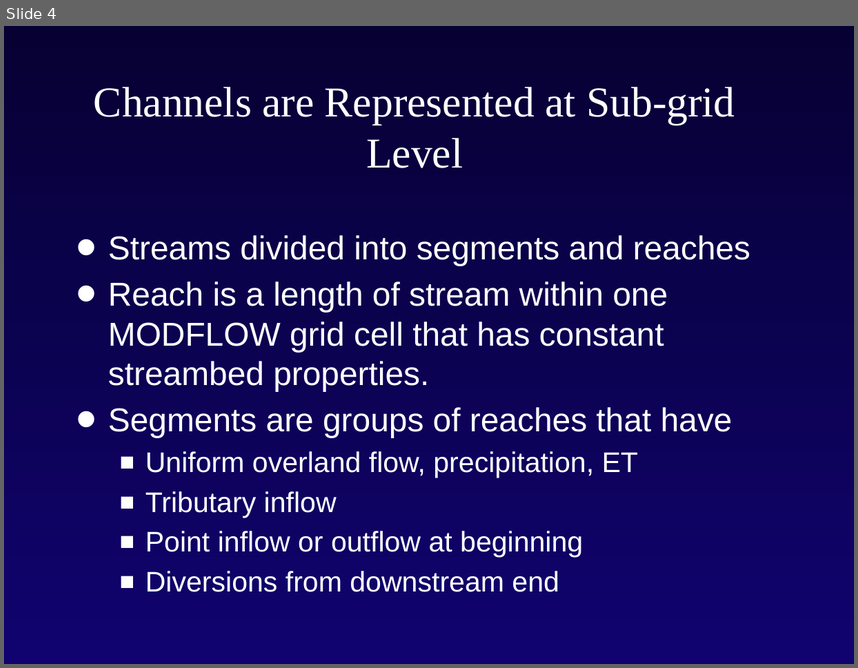
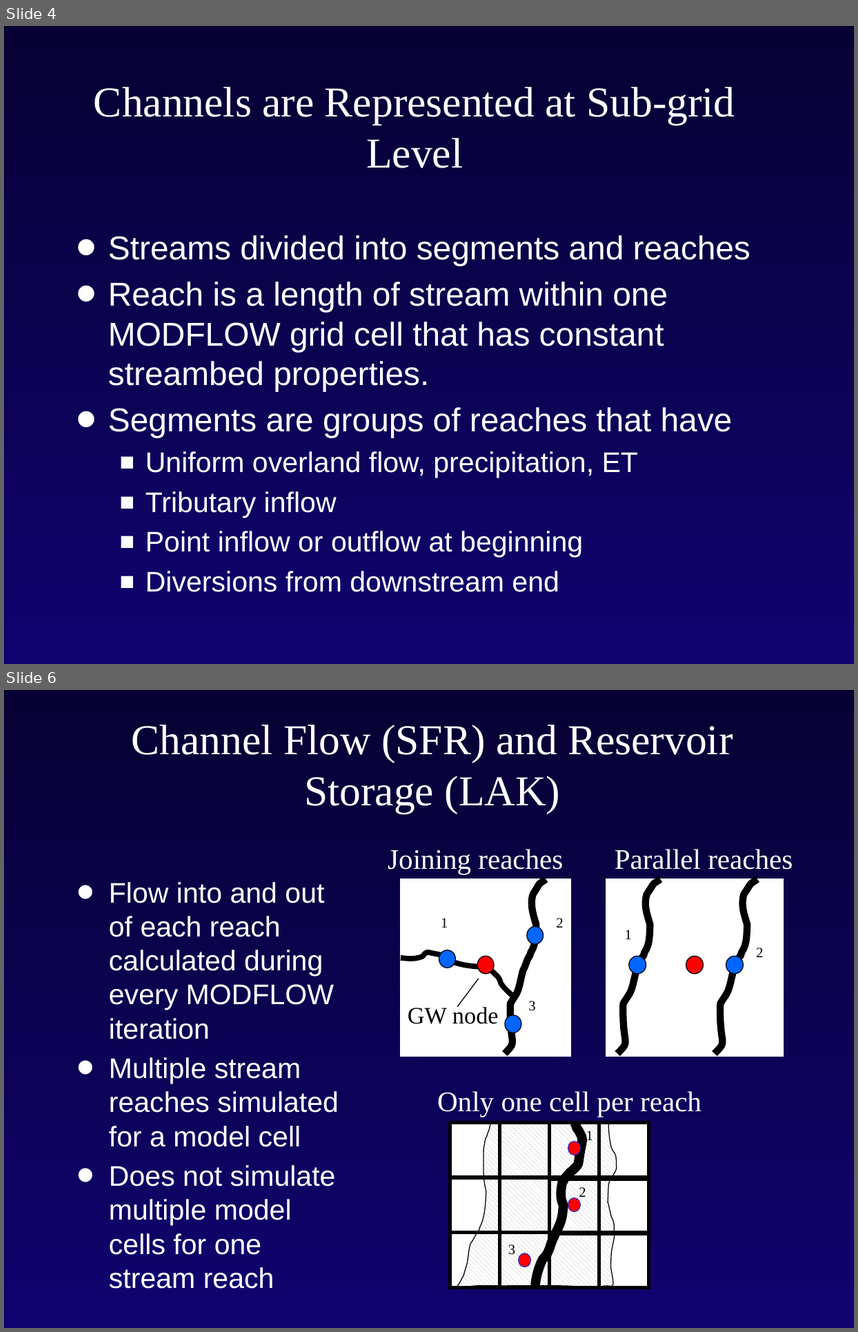
Before and after one commit to rniswon/gsflowID2447_classrepo, a slide deck: presentations/Niswonger/Intro_modflow_D.pptx. Shown one above the other, each under a label of ours: slide 4 before the commit, slides 4 and 6 after it; the slides between them are not shown. The pictures are 858x668 and 858x1332 pixels, drawn with LibreOffice and Linux fonts; fonts in the diff are those of the drawing; background and template pictures are left out. Boxes give left, top, right and bottom in pixels: in the first picture for what was removed or moved away, otherwise in the second. Text is boxed around its words. In the diff, an @@ line names an element or a change of style, - is before the commit and + after.

```diff
--- a/presentations/Niswonger/Intro_modflow_D.pptx
+++ b/presentations/Niswonger/Intro_modflow_D.pptx
@@ slide 6 added at (4, 690, 854, 1328), background gradient #070133 to #10036F @@
@@ title added at (132, 724, 733, 814), 36 pt, text #FFFFFF @@
+Channel Flow (SFR) and Reservoir Storage (LAK)
@@ group added at (388, 849, 571, 1056): 4 ellipses, 4 texts, 2 freeform shapes, 1 rectangle @@
+1
+2
+3
+Joining reaches
@@ group added at (606, 849, 793, 1056): 3 ellipses, 3 texts, 2 freeform shapes, 1 rectangle @@
+2
+1
+Parallel reaches
@@ text added at (109, 882, 339, 1288), 24 pt, text #FFFFFF @@
+• Flow into and out of each reach calculated during every MODFLOW iteration
+• Multiple stream reaches simulated for a model cell
+• Does not simulate multiple model cells for one stream reach
@@ line added from (457, 1006) to (478, 978), #000000 0.75 pt @@
@@ text added at (408, 1005, 499, 1024), 20 pt, text #000000 @@
+GW node
@@ group added at (437, 1091, 702, 1288): 13 rectangles, 4 texts, 3 ellipses, 2 freeform shapes @@
+1
+2
+Only one cell per reach
+3
```
Also in this commit, not shown: 2 slides changed, 9 other slides added.
